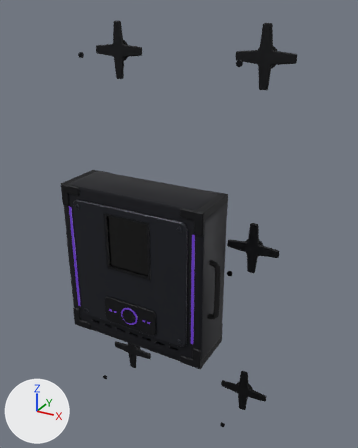
One commit to the glTF model gadgets/wall-fortification/wall-fortification-small.glb: the scene before it, then after it.
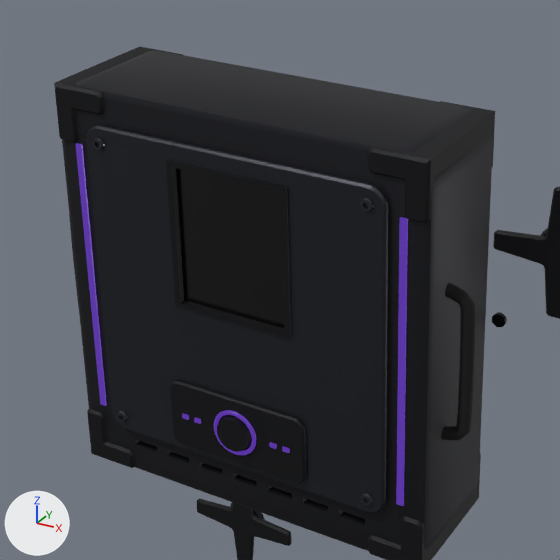
Each version is shown whole from a 50 mm camera at (1.069, -1.746, 2.049) aimed at (0.046, 0.113, 1.119), then close up on the part from 11% to 71% of the width and 34% to 81% of the height. The lights are fixed; the arrows at lower left show +X, +Y and +Z. The last two pictures show the newer version. Where no turn or scale is listed for an object, it has been applied to the vertices.

Objects in the first close-up: 'confirm_cap', 'confirm_ring', 'control_plate', 'control_screen', 'control_screen_frame', 'core_bezel', 'core_corner_caps', 'core_housing', 'core_led', 'handle_right', 'star_plate.002', 'star_plate.006', 'status_pips' and 3 more.
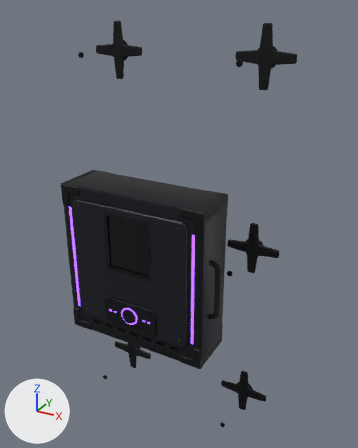
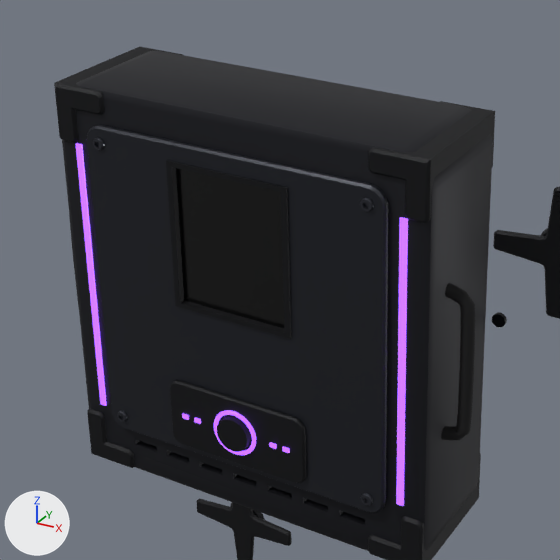
The edits, one by one:
In material 'led_purple' (mat_led_purple), emission_strength goes from 0.35 to 2.6.

Location of each change, (x1, y1, x2, y2) in pixels of the close-ups (560 x 560 px):
'core_led', surface changed: (76, 143, 408, 506) in both
'confirm_ring', surface changed (lighter): (214, 410, 256, 455) in both
'status_pips', surface changed: (182, 413, 290, 453) in both
